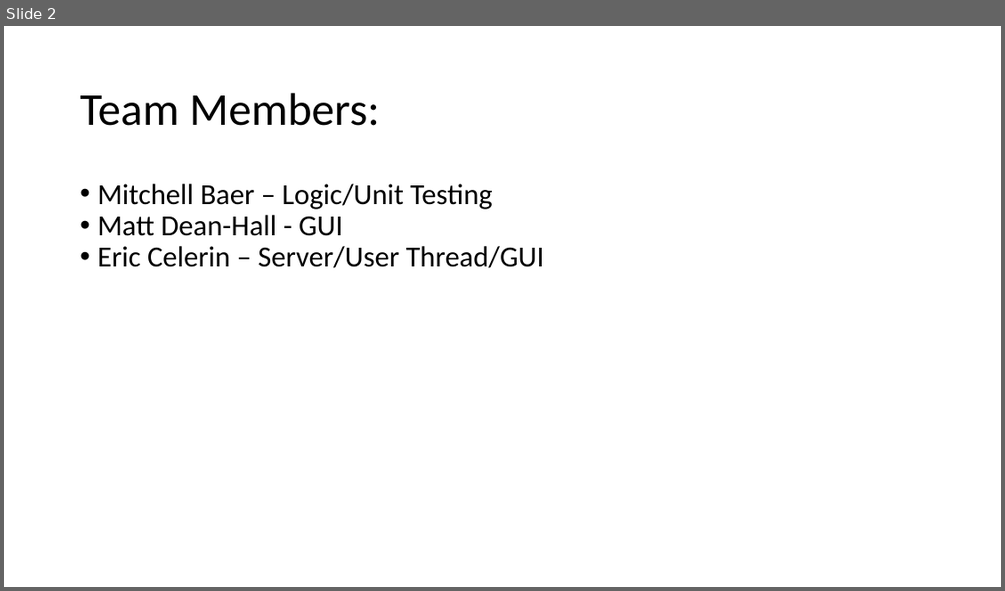
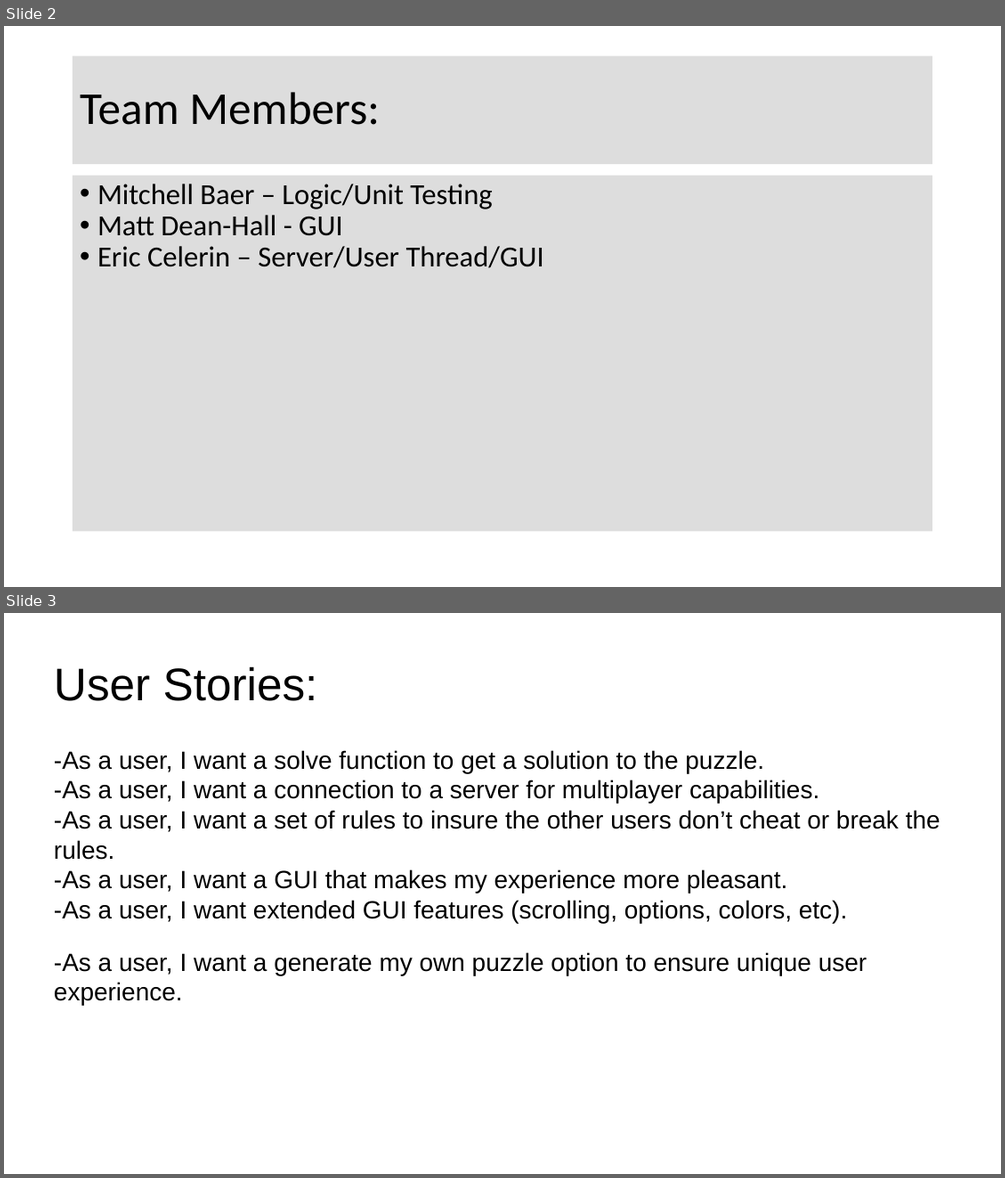
Before and after one commit to mldeanha/Team-4-Project, a slide deck: Project Assets/Team Shi Final Presentation.pptx. Shown one above the other, each under a label of ours: slide 2 before the commit, slides 2 and 3 after it. The pictures are 1005x591 and 1005x1178 pixels, drawn with LibreOffice and Linux fonts; fonts in the diff are those of the drawing. Boxes give left, top, right and bottom in pixels: in the first picture for what was removed or moved away, otherwise in the second. Text is boxed around its words. In the diff, an @@ line names an element or a change of style, - is before the commit and + after.

```diff
--- a/Project Assets/Team Shi Final Presentation.pptx
+++ b/Project Assets/Team Shi Final Presentation.pptx
@@ slide 3 added at [4, 613, 1001, 1174], background #FFFFFF @@
@@ text added at [54, 666, 318, 701], 44 pt, text #000000 @@
+User Stories:
@@ text added at [54, 750, 940, 1005], 24 pt, text #000000 @@
+-As a user, I want a solve function to get a solution to the puzzle.
+-As a user, I want a connection to a server for multiplayer capabilities.
+-As a user, I want a set of rules to insure the other users don’t cheat or break the rules.
+-As a user, I want a GUI that makes my experience more pleasant.
+-As a user, I want extended GUI features (scrolling, options, colors, etc).
+-As a user, I want a generate my own puzzle option to ensure unique user experience.
@@ slide 2 changed as well @@
@@ rectangle "Team Members:": place and size @@
-rectangle "Team Members:" at [80, 93, 380, 126]
+rectangle "Team Members:" at [73, 56, 933, 164]
@@ rectangle "Team Members:" at [73, 56, 933, 164]: fill none to #DDDDDD @@
@@ rectangle "Mitchell Baer – Logic/Unit Testing": place and size @@
-rectangle "Mitchell Baer – Logic/Unit Testing" at [97, 184, 544, 268]
+rectangle "Mitchell Baer – Logic/Unit Testing" at [73, 176, 933, 532]
@@ rectangle "Mitchell Baer – Logic/Unit Testing" at [73, 176, 933, 532]: fill none to #DDDDDD @@
```
Also in this commit, not shown: 12 other slides changed, 4 other slides added, 4 slides removed.
